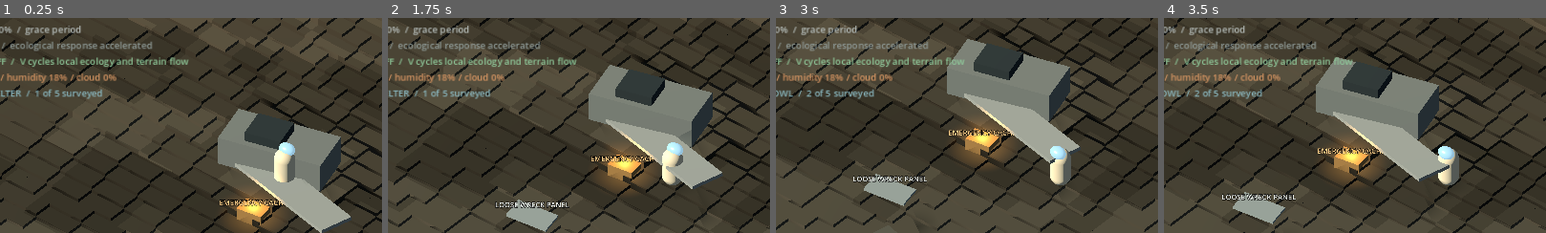
Above: before the commit, frames 1-4 (left to right).
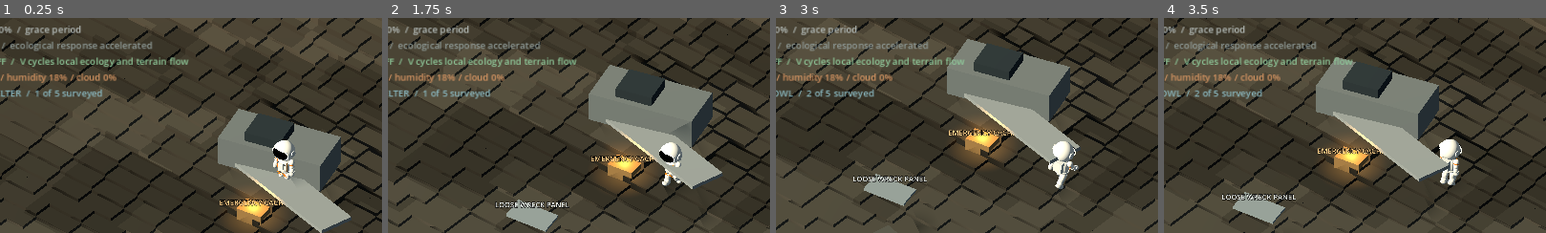
Above: after the commit, the same moments.

Repository: mmullen200/first-rain
Game: Godot game, scene res://main.tscn
The game is run twice, just before and just after one commit, with the same random seed, the same clock (stepped at 60 frames per second) and the same inputs.
Inputs:
- Up to frame 1 (0.25 s): no input
- Up to frame 2 (1.75 s): tap Enter at 0.5 s; hold D 0.53-1.28 s; tap F at 0.6 s; tap Space at 0.77, 1.52 s; hold S from 1.28 s (still down); tap V at 1.35 s
- Up to frame 3 (3 s): release S at 2.03 s; hold D 2.03-2.78 s; tap G at 2.1 s; hold W from 2.78 s (still down); tap C at 2.85 s
- Up to frame 4 (3.5 s): keep holding W; tap Space at 3.02 s
The pictures show only the part of the screen within x 13-63%, y 15-65%; the shares and areas given below are measured in that part.

The runs differ from the first frame. In frame 1, 0.9% of the frame differs, in the area x 71-78%, y 56-77%; in frame 2, 0.9%; in frame 3, 1.0%, in the area x 71-83%, y 57-80%; in frame 4, 0.9%.

Commit message:
Replace the capsule astronaut with an animated toy-style figure
Co-Authored-By: Claude Opus 5.5 <noreply@anthropic.com>

Diff:
--- /dev/null
+++ b/prototypes/godot-first-interaction/astronaut_figure.gd
@@ -0,0 +1,219 @@
+extends Node3D
+
+# THROWAWAY PROTOTYPE.
+# Stylized toy-like astronaut built from primitive meshes, with a procedural
+# walk cycle. Presentation only: the CharacterBody3D parent owns position,
+# collision and facing. The figure faces local +Z, matching the parent's
+# movement heading, and stands about 1.65 m tall with its feet at y = 0.
+
+const HIP_HEIGHT := 0.5
+const LEG_LENGTH := 0.5
+const STRIDE_RADIANS_PER_METRE := 4.4
+const HIP_SWING := 0.55
+const KNEE_BEND := 0.85
+const ARM_SWING := 0.5
+const REFERENCE_SPEED := 1.9
+
+var body_root: Node3D
+var torso_group: Node3D
+var left_hip: Node3D
+var right_hip: Node3D
+var left_knee: Node3D
+var right_knee: Node3D
+var left_shoulder: Node3D
+var right_shoulder: Node3D
+var left_elbow: Node3D
+var right_elbow: Node3D
+
+var stride_phase := 0.0
+var walk_amount := 0.0
+var idle_time := 0.0
+
+var suit_material: StandardMaterial3D
+var joint_material: StandardMaterial3D
+var trim_material: StandardMaterial3D
+var visor_material: StandardMaterial3D
+var detail_material: StandardMaterial3D
+
+
+func _init() -> void:
+	name = "AstronautFigure"
+	suit_material = _material(Color("f1f1ee"), 0.34)
+	joint_material = _material(Color("d3d6d8"), 0.42)
+	trim_material = _material(Color("ea7d25"), 0.45)
+	detail_material = _material(Color("4a4f55"), 0.5)
+	visor_material = _material(Color("0d0f12"), 0.06)
+	visor_material.metallic = 0.55
+	visor_material.metallic_specular = 0.9
+	_build()
+
+
+func animate(delta: float, horizontal_speed: float) -> void:
+	if delta <= 0.0:
+		return
+	var target := clampf(horizontal_speed / REFERENCE_SPEED, 0.0, 1.0)
+	walk_amount = lerpf(walk_amount, target, clampf(delta * 9.0, 0.0, 1.0))
+	# Advance the stride by distance travelled so feet do not skate.
+	stride_phase = fmod(stride_phase + horizontal_speed * delta * STRIDE_RADIANS_PER_METRE, TAU)
+	idle_time += delta
+
+	var swing := sin(stride_phase)
+	var hip_angle := HIP_SWING * walk_amount * swing
+	left_hip.rotation.x = -hip_angle
+	right_hip.rotation.x = hip_angle
+	# A leg bends its knee while swinging forward and straightens to plant.
+	left_knee.rotation.x = KNEE_BEND * walk_amount * maxf(0.0, -cos(stride_phase))
+	right_knee.rotation.x = KNEE_BEND * walk_amount * maxf(0.0, cos(stride_phase))
+
+	left_shoulder.rotation.x = ARM_SWING * walk_amount * swing
+	right_shoulder.rotation.x = -ARM_SWING * walk_amount * swing
+	left_elbow.rotation.x = -0.2 - 0.35 * walk_amount * maxf(0.0, -swing)
+	right_elbow.rotation.x = -0.2 - 0.35 * walk_amount * maxf(0.0, swing)
+
+	# Drop the hips by exactly what the planted leg's angle shortens it, so the
+	# standing foot stays on the ground; add a slow breath when standing still.
+	var leg_drop := LEG_LENGTH * (1.0 - cos(hip_angle))
+	var breath := sin(idle_time * 1.7) * 0.007 * (1.0 - walk_amount)
+	body_root.position.y = -leg_drop + breath
+	body_root.rotation.x = 0.07 * walk_amount
+	torso_group.rotation.y = 0.09 * walk_amount * swing
+	torso_group.rotation.z = 0.03 * walk_amount * swing
+
+
+func _build() -> void:
+	body_root = _pivot(self, "Body", Vector3.ZERO)
+
+	left_hip = _pivot(body_root, "LeftHip", Vector3(0.12, HIP_HEIGHT, 0.0))
+	right_hip = _pivot(body_root, "RightHip", Vector3(-0.12, HIP_HEIGHT, 0.0))
+	left_knee = _build_leg(left_hip)
+	right_knee = _build_leg(right_hip)
+
+	torso_group = _pivot(body_root, "Torso", Vector3.ZERO)
+	_build_torso()
+
+	left_shoulder = _pivot(torso_group, "LeftShoulder", Vector3(0.29, 0.99, 0.0))
+	right_shoulder = _pivot(torso_group, "RightShoulder", Vector3(-0.29, 0.99, 0.0))
+	left_shoulder.rotation.z = 0.14
+	right_shoulder.rotation.z = -0.14
+	left_elbow = _build_arm(left_shoulder)
+	right_elbow = _build_arm(right_shoulder)
+
+	_build_helmet()
+
+
+func _build_leg(hip: Node3D) -> Node3D:
+	_part(hip, _capsule(0.105, 0.28), suit_material, Vector3(0.0, -0.12, 0.0))
+	_part(hip, _box(Vector3(0.1, 0.026, 0.02)), trim_material, Vector3(0.0, -0.1, 0.1))
+	var knee := _pivot(hip, "Knee", Vector3(0.0, -0.24, 0.0))
+	_part(knee, _sphere(0.1), joint_material, Vector3.ZERO)
+	_part(knee, _capsule(0.1, 0.22), suit_material, Vector3(0.0, -0.09, 0.0))
+	var boot := _part(knee, _capsule(0.1, 0.32), joint_material, Vector3(0.0, -0.19, 0.04))
+	boot.rotation.x = PI * 0.5
+	boot.scale = Vector3(1.05, 1.0, 0.72)
+	return knee
+
+
+func _build_arm(shoulder: Node3D) -> Node3D:
+	_part(shoulder, _sphere(0.1), suit_material, Vector3.ZERO)
+	_part(shoulder, _capsule(0.085, 0.26), suit_material, Vector3(0.0, -0.1, 0.0))
+	_part(shoulder, _cylinder(0.09, 0.026), trim_material, Vector3(0.0, -0.06, 0.0))
+	var elbow := _pivot(shoulder, "Elbow", Vector3(0.0, -0.2, 0.0))
+	_part(elbow, _capsule(0.08, 0.2), suit_material, Vector3(0.0, -0.07, 0.0))
+	_part(elbow, _cylinder(0.086, 0.04), joint_material, Vector3(0.0, -0.15, 0.0))
+	_part(elbow, _sphere(0.085), joint_material, Vector3(0.0, -0.21, 0.01))
+	return elbow
+
+
+func _build_torso() -> void:
+	var trunk := _part(torso_group, _capsule(0.235, 0.62), suit_material, Vector3(0.0, 0.8, 0.0))
+	trunk.scale = Vector3(1.0, 1.0, 0.8)
+	var belt := _part(torso_group, _cylinder(0.24, 0.055), joint_material, Vector3(0.0, 0.6, 0.0))
+	belt.scale = Vector3(1.0, 1.0, 0.82)
+	_part(torso_group, _box(Vector3(0.1, 0.03, 0.02)), detail_material, Vector3(0.0, 0.6, 0.2))
+
+	# Chest control unit with two dials, like the reference toy.
+	_part(torso_group, _box(Vector3(0.2, 0.2, 0.06)), joint_material, Vector3(0.0, 0.83, 0.18))
+	_part(torso_group, _box(Vector3(0.1, 0.05, 0.02)), suit_material, Vector3(0.0, 0.88, 0.215))
+	for side in [-1.0, 1.0]:
+		_part(torso_group, _sphere(0.032), detail_material, Vector3(0.14 * side, 0.9, 0.17))
+		# Orange trim running down each side of the chest.
+		var strap := _part(torso_group, _box(Vector3(0.03, 0.34, 0.02)), trim_material, Vector3(0.2 * side, 0.83, 0.13))
+		strap.rotation.y = -0.5 * side
+		var hip_trim := _part(torso_group, _box(Vector3(0.13, 0.026, 0.02)), trim_material, Vector3(0.1 * side, 0.52, 0.17))
+		hip_trim.rotation.z = -0.3 * side
+
+	_part(torso_group, _box(Vector3(0.32, 0.36, 0.15)), joint_material, Vector3(0.0, 0.84, -0.2))
+	_part(torso_group, _cylinder(0.17, 0.07), joint_material, Vector3(0.0, 1.07, 0.0))
+
+
+func _build_helmet() -> void:
+	var helmet := _pivot(torso_group, "Helmet", Vector3(0.0, 1.35, 0.0))
+	var shell := _part(helmet, _sphere(0.33), suit_material, Vector3.ZERO)
+	shell.scale = Vector3(1.05, 0.98, 1.0)
+	var visor := _part(helmet, _sphere(0.22), visor_material, Vector3(0.0, -0.01, 0.23))
+	visor.scale = Vector3(1.3, 0.84, 0.55)
+	var rim := MeshInstance3D.new()
+	var torus := TorusMesh.new()
+	torus.inner_radius = 0.27
+	torus.outer_radius = 0.315
+	rim.mesh = torus
+	rim.material_override = suit_material
+	rim.position = Vector3(0.0, -0.01, 0.2)
+	rim.rotation.x = PI * 0.5
+	rim.scale = Vector3(1.1, 0.6, 0.72)
+	helmet.add_child(rim)
+	for side in [-1.0, 1.0]:
+		var pod := _part(helmet, _cylinder(0.1, 0.09), joint_material, Vector3(0.32 * side, 0.0, -0.02))
+		pod.rotation.z = PI * 0.5
+
+
+func _pivot(parent: Node3D, pivot_name: String, at: Vector3) -> Node3D:
+	var pivot := Node3D.new()
+	pivot.name = pivot_name
+	pivot.position = at
+	parent.add_child(pivot)
+	return pivot
+
+
+func _part(parent: Node3D, mesh: Mesh, material: Material, at: Vector3) -> MeshInstance3D:
+	var instance := MeshInstance3D.new()
+	instance.mesh = mesh
+	instance.material_override = material
+	instance.position = at
+	parent.add_child(instance)
+	return instance
+
+
+func _capsule(radius: float, height: float) -> CapsuleMesh:
+	var mesh := CapsuleMesh.new()
+	mesh.radius = radius
+	mesh.height = height
+	return mesh
+
+
+func _sphere(radius: float) -> SphereMesh:
+	var mesh := SphereMesh.new()
+	mesh.radius = radius
+	mesh.height = radius * 2.0
+	return mesh
+
+
+func _cylinder(radius: float, height: float) -> CylinderMesh:
+	var mesh := CylinderMesh.new()
+	mesh.top_radius = radius
+	mesh.bottom_radius = radius
+	mesh.height = height
+	return mesh
+
+
+func _box(size: Vector3) -> BoxMesh:
+	var mesh := BoxMesh.new()
+	mesh.size = size
+	return mesh
+
+
+func _material(color: Color, roughness: float) -> StandardMaterial3D:
+	var material := StandardMaterial3D.new()
+	material.albedo_color = color
+	material.roughness = roughness
+	return material
--- a/prototypes/godot-first-interaction/main.gd
+++ b/prototypes/godot-first-interaction/main.gd
@@ -51,8 +51,10 @@
 const EvidenceRecorder = preload("res://evidence_recorder.gd")
 const AnimalSimulation = preload("res://animal_simulation.gd")
 const WeatherSimulation = preload("res://weather_simulation.gd")
+const AstronautFigure = preload("res://astronaut_figure.gd")
 
 var astronaut: CharacterBody3D
+var astronaut_figure: Node3D
 var camera: Camera3D
 var ecology
 var animal_simulation
@@ -740,24 +742,8 @@
 	collision.position.y = 0.68
 	astronaut.add_child(collision)
 
-	var suit := MeshInstance3D.new()
-	var capsule := CapsuleMesh.new()
-	capsule.radius = 0.34
-	capsule.height = 1.35
-	suit.mesh = capsule
-	suit.material_override = _material(Color("d9d1bd"), 0.58)
-	suit.position.y = 0.68
-	astronaut.add_child(suit)
-
-	var visor := MeshInstance3D.new()
-	var visor_mesh := SphereMesh.new()
-	visor_mesh.radius = 0.29
-	visor_mesh.height = 0.48
-	visor.mesh = visor_mesh
-	visor.material_override = _material(Color("334653"), 0.25, Color("7699ad"))
-	visor.position = Vector3(0.0, 1.32, -0.12)
-	visor.scale = Vector3(1.0, 0.85, 0.75)
-	astronaut.add_child(visor)
+	astronaut_figure = AstronautFigure.new()
+	astronaut.add_child(astronaut_figure)
 
 	camera = Camera3D.new()
 	camera.projection = Camera3D.PROJECTION_ORTHOGONAL
@@ -1269,7 +1255,7 @@
 	return evidence.record_command(ecology.tick, verb, target, command_facts)
 
 
-func _move_astronaut(_delta: float) -> void:
+func _move_astronaut(delta: float) -> void:
 	var input := Vector2.ZERO
 	if Input.is_key_pressed(KEY_A) or Input.is_key_pressed(KEY_LEFT):
 		input.x -= 1.0
@@ -1281,12 +1267,17 @@
 		input.y += 1.0
 
 	input = input.normalized()
+	var previous_flat := Vector2(astronaut.position.x, astronaut.position.z)
 	astronaut.velocity = Vector3(input.x * WALK_SPEED, 0.0, input.y * WALK_SPEED)
 	astronaut.move_and_slide()
 	astronaut.position.x = clamp(astronaut.position.x, WORLD_MIN_X, WORLD_MAX_X)
 	astronaut.position.z = clamp(astronaut.position.z, WORLD_MIN_Z, WORLD_MAX_Z)
 	astronaut.position.y = _terrain_surface_height(Vector2(astronaut.position.x, astronaut.position.z)) + 0.02
 	visited_zones[_current_zone()] = true
+	if delta > 0.0:
+		# Animate from actual travel so walking into a wall or the map edge stands still.
+		var travelled := Vector2(astronaut.position.x, astronaut.position.z).distance_to(previous_flat)
+		astronaut_figure.animate(delta, travelled / delta)
 	if input.length() > 0.1:
 		astronaut.rotation.y = lerp_angle(astronaut.rotation.y, atan2(input.x, input.y), 0.24)
 	if analysis_lens_enabled:
Not shown, changed: prototypes/godot-first-interaction/README.md
